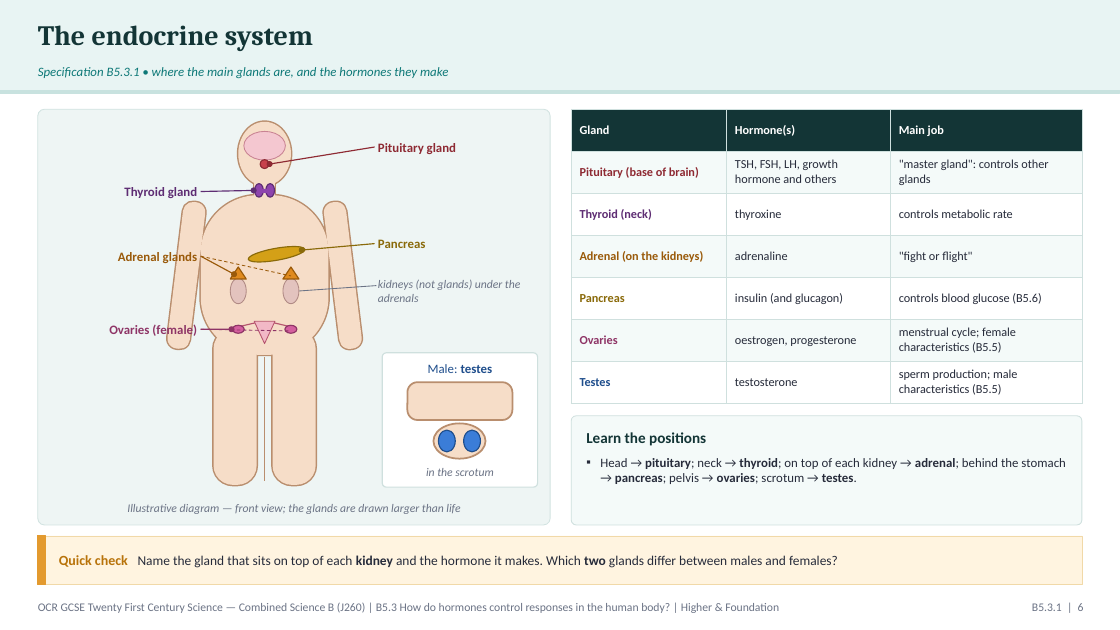
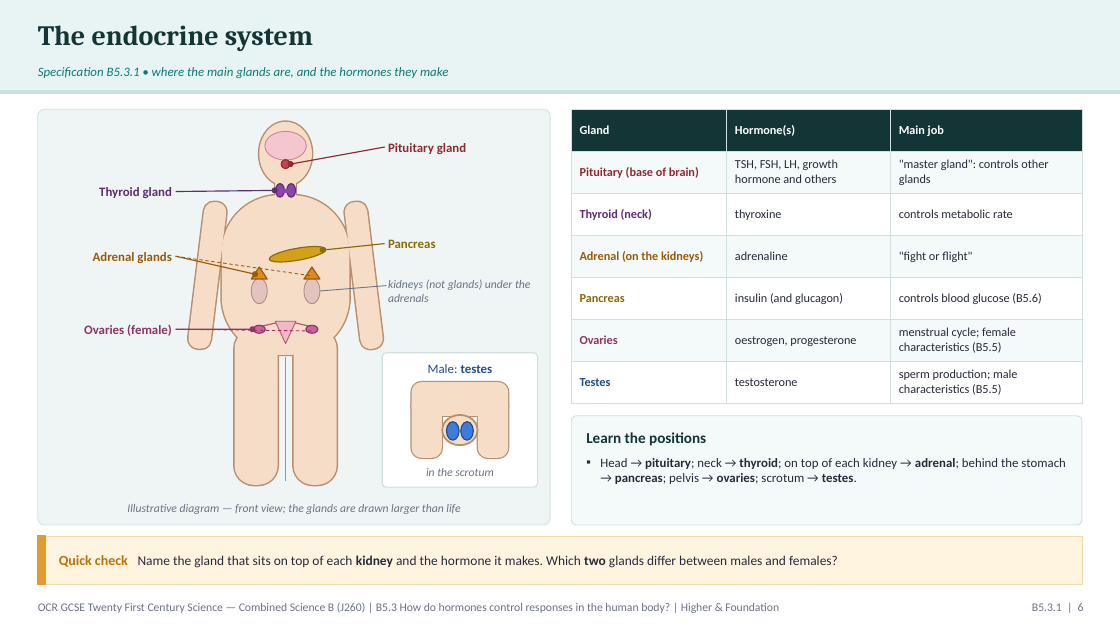
Before and after one commit to pstephenphilip-ship-it/Piri-MBBS, a slide deck: slide 6 of gcse-slides/ocr-biology/OCR21C_B5.3_Hormones_Combined.pptx. Drawn at 1120x630 pixels with LibreOffice and Linux fonts; fonts in the diff are those of the drawing. Boxes give left, top, right and bottom in pixels: in the first picture for what was removed or moved away, otherwise in the second. Text is boxed around its words. In the diff, an @@ line names an element or a change of style, - is before the commit and + after.

```diff
--- a/gcse-slides/ocr-biology/OCR21C_B5.3_Hormones_Combined.pptx
+++ b/gcse-slides/ocr-biology/OCR21C_B5.3_Hormones_Combined.pptx
@@ line moved from (375, 147) - (270, 164) to (385, 147) - (291, 164) @@
@@ text "Pituitary gland" moved from (x1=378, y1=143, x2=456, y2=154) to (x1=388, y1=143, x2=466, y2=154) @@
@@ text "Thyroid gland" moved from (x1=124, y1=187, x2=197, y2=198) to (x1=99, y1=187, x2=172, y2=198) @@
@@ line moved from (201, 192) - (254, 191) to (176, 192) - (275, 191) @@
@@ ellipse moved from (x1=266, y1=184, x2=274, y2=197) to (x1=276, y1=184, x2=284, y2=197) @@
@@ ellipse moved from (x1=255, y1=184, x2=263, y2=197) to (x1=287, y1=184, x2=295, y2=197) @@
@@ text "Pancreas" moved from (x1=378, y1=239, x2=426, y2=248) to (x1=388, y1=239, x2=436, y2=248) @@
@@ text "Adrenal glands" rewrapped from (x1=118, y1=250, x2=197, y2=265) to (x1=93, y1=252, x2=171, y2=263) @@
@@ line moved from (201, 256) - (291, 276) to (176, 256) - (312, 276) @@
@@ line moved from (201, 256) - (234, 274) to (176, 256) - (255, 274) @@
@@ line moved from (375, 244) - (302, 250) to (385, 244) - (323, 250) @@
@@ line moved from (376, 286) - (299, 291) to (386, 286) - (320, 291) @@
@@ text "kidneys (not glands) under the ..." moved from (x1=378, y1=280, x2=520, y2=302) to (x1=388, y1=280, x2=530, y2=302) @@
@@ text "Ovaries (female)" moved from (x1=109, y1=323, x2=197, y2=338) to (x1=84, y1=324, x2=172, y2=336) @@
@@ line moved from (201, 329) - (291, 331) to (176, 329) - (312, 331) @@
@@ line moved from (201, 329) - (232, 329) to (176, 329) - (253, 329) @@
@@ 14 ellipses, 10 rounded rectangles, 3 rectangles, 3 freeform shapes, 1 line moved together from (x1=167, y1=122, x2=363, y2=485) to (x1=188, y1=122, x2=385, y2=485) @@
@@ line moved from (274, 323) - (288, 326) to (276, 323) - (262, 326) @@
@@ line moved from (255, 323) - (241, 326) to (295, 323) - (309, 326) @@
@@ rounded rectangle resized from (x1=408, y1=382, x2=513, y2=420) to (x1=412, y1=382, x2=508, y2=416) @@
@@ rounded rectangle at (x1=412, y1=382, x2=508, y2=416): outline #B98E6E 1.5 pt to #B98E6E 2 pt; proportions changed @@
@@ rounded rectangle added at (x1=412, y1=382, x2=508, y2=416), fill #F6DDC8 @@
@@ rounded rectangle added at (x1=412, y1=395, x2=442, y2=458), fill #F6DDC8, outline #B98E6E 2 pt @@
@@ rounded rectangle added at (x1=412, y1=395, x2=442, y2=458), fill #F6DDC8 @@
@@ ellipse resized from (x1=434, y1=423, x2=486, y2=459) to (x1=442, y1=415, x2=477, y2=445) @@
@@ rounded rectangle added at (x1=478, y1=395, x2=508, y2=458), fill #F6DDC8, outline #B98E6E 2 pt @@
@@ rounded rectangle added at (x1=478, y1=395, x2=508, y2=458), fill #F6DDC8 @@
@@ ellipse resized from (x1=439, y1=430, x2=455, y2=452) to (x1=447, y1=422, x2=460, y2=440) @@
@@ ellipse resized from (x1=464, y1=430, x2=481, y2=452) to (x1=461, y1=422, x2=474, y2=440) @@
```
Also in this commit, not shown: 4 other slides changed, 2 other files.
